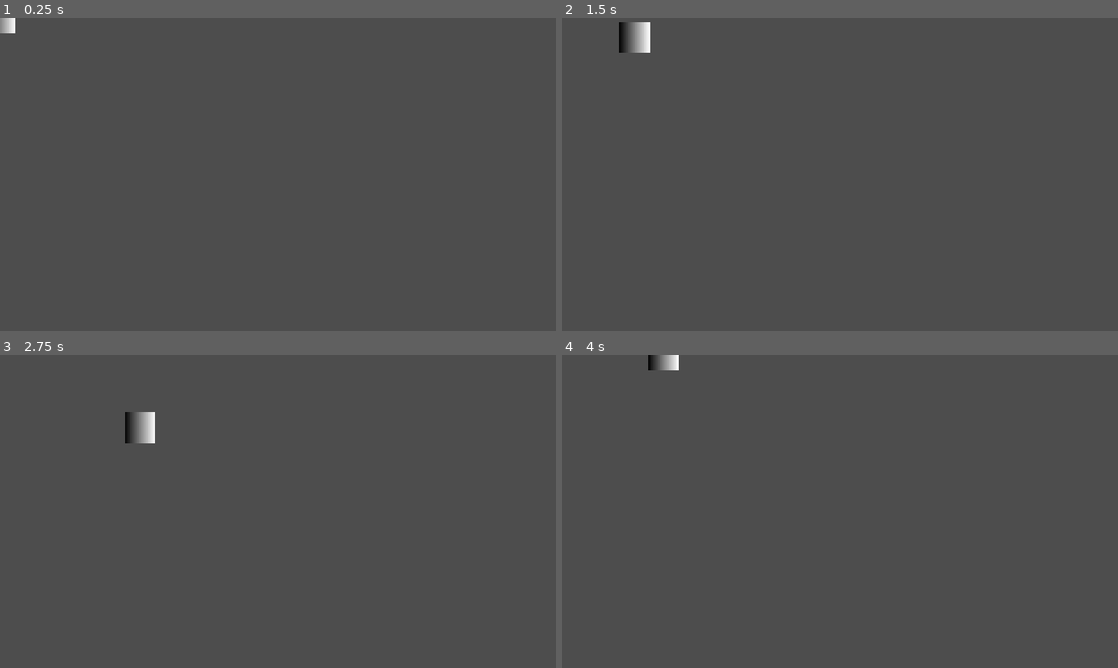
Above: before the commit, frames 1-4 (two rows, left to right).
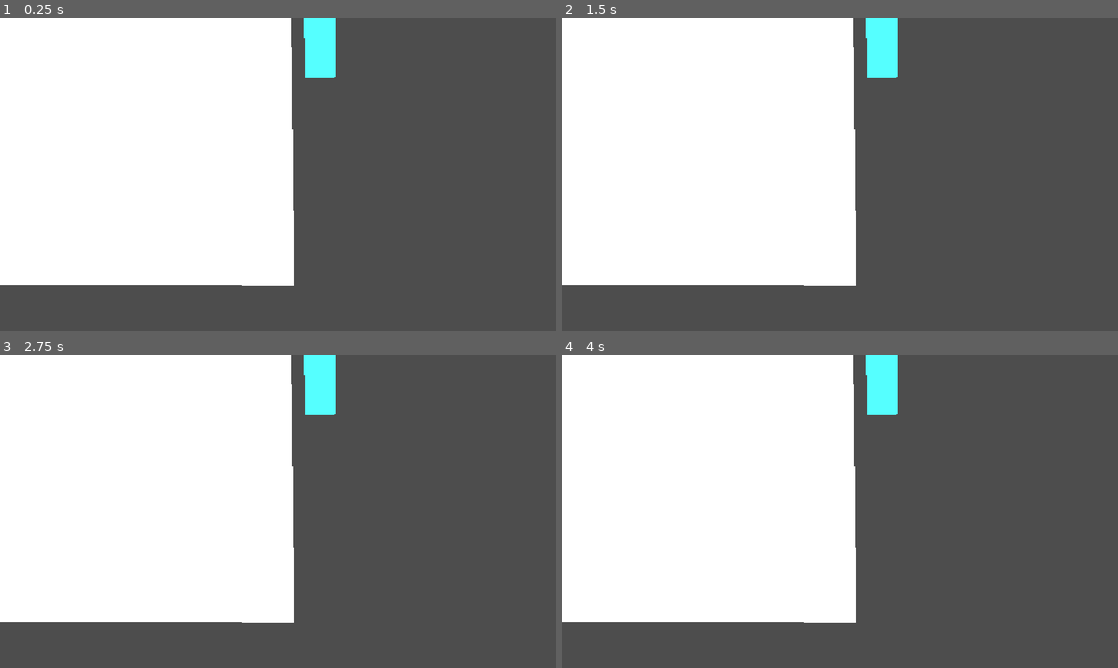
Above: after the commit, the same moments.

Repository: schekina2/TheRulesAreLying
Game: Godot game, scene res://level_1.tscn
The game is run twice, just before and just after one commit, with the same random seed, the same clock (stepped at 60 frames per second) and the same inputs.
Inputs:
- Up to frame 1 (0.25 s): no input
- Up to frame 2 (1.5 s): tap Enter at 0.5 s; hold Right (ui_right) 0.53-1.28 s; hold Down (ui_down) from 1.28 s (still down)
- Up to frame 3 (2.75 s): release Down (ui_down) at 2.03 s; hold Right (ui_right) from 2.03 s (still down)
- Up to frame 4 (4 s): release Right (ui_right) at 2.78 s; hold Up (ui_up) 2.78-3.53 s; hold Left (ui_left) from 3.53 s (still down)

The runs differ from the first frame. In frame 1, 46% of the frame differs, in the area x 0-61%, y 0-86%; in frame 2, 46%; in frame 3, 46%; in frame 4, 46%.

Commit message:
Create level 1 with player, walls and door interaction

Diff:
--- a/level_1.tscn
+++ b/level_1.tscn
@@ -2,6 +2,48 @@
 
 [ext_resource type="PackedScene" uid="uid://cj0q6gcikid2n" path="res://player.tscn" id="1_3hls8"]
 
+[sub_resource type="RectangleShape2D" id="RectangleShape2D_3hls8"]
+size = Vector2(1074, 33)
+
+[sub_resource type="RectangleShape2D" id="RectangleShape2D_1bflk"]
+size = Vector2(1111, 36)
+
+[sub_resource type="RectangleShape2D" id="RectangleShape2D_2bs4s"]
+size = Vector2(42, 997)
+
+[sub_resource type="RectangleShape2D" id="RectangleShape2D_mvibv"]
+size = Vector2(44, 989)
+
 [node name="Level1" type="Node2D" unique_id=1445254334]
 
 [node name="Player" parent="." unique_id=1471323021 instance=ExtResource("1_3hls8")]
+
+[node name="Polygon2D" type="Polygon2D" parent="." unique_id=1335229724]
+polygon = PackedVector2Array(-500, -431, 598, -427, 610, 554, -512, 552)
+
+[node name="Walls" type="StaticBody2D" parent="." unique_id=927394355]
+
+[node name="TopWall" type="CollisionShape2D" parent="Walls" unique_id=299306054]
+position = Vector2(37, -570.5)
+shape = SubResource("RectangleShape2D_3hls8")
+
+[node name="BottomWall" type="CollisionShape2D" parent="Walls" unique_id=140138838]
+position = Vector2(50, 670)
+shape = SubResource("RectangleShape2D_1bflk")
+
+[node name="LeftWall" type="CollisionShape2D" parent="Walls" unique_id=357302545]
+position = Vector2(-652, 61.5)
+shape = SubResource("RectangleShape2D_2bs4s")
+
+[node name="RightWall" type="CollisionShape2D" parent="Walls" unique_id=1788725882]
+position = Vector2(761, 51.5)
+shape = SubResource("RectangleShape2D_mvibv")
+
+[node name="Door" type="Area2D" parent="." unique_id=24514492]
+position = Vector2(663, 46)
+
+[node name="CollisionShape2D" type="CollisionShape2D" parent="Door" unique_id=1350447080]
+
+[node name="Polygon2D" type="Polygon2D" parent="Door" unique_id=722733718]
+color = Color(0.33333334, 1, 1, 1)
+polygon = PackedVector2Array(-30, 79, -36, -163, 34, -160, 34, 77)
